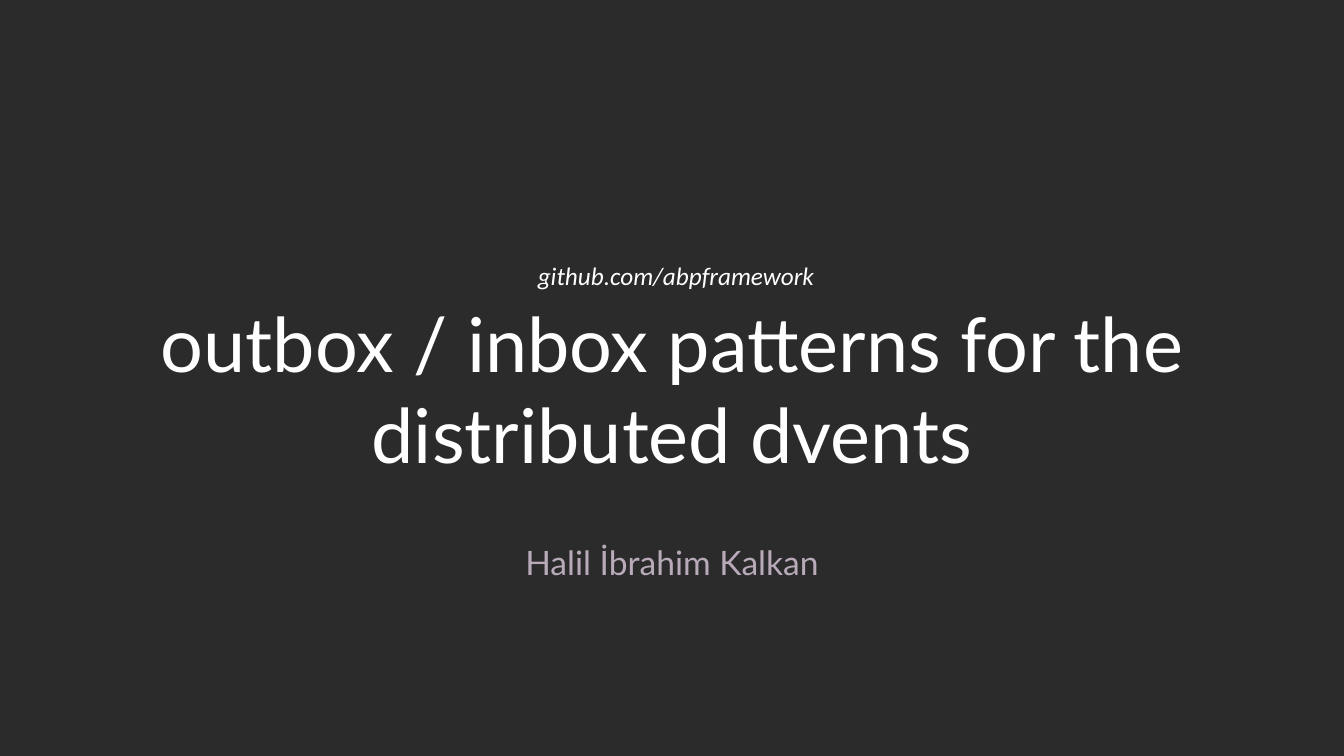
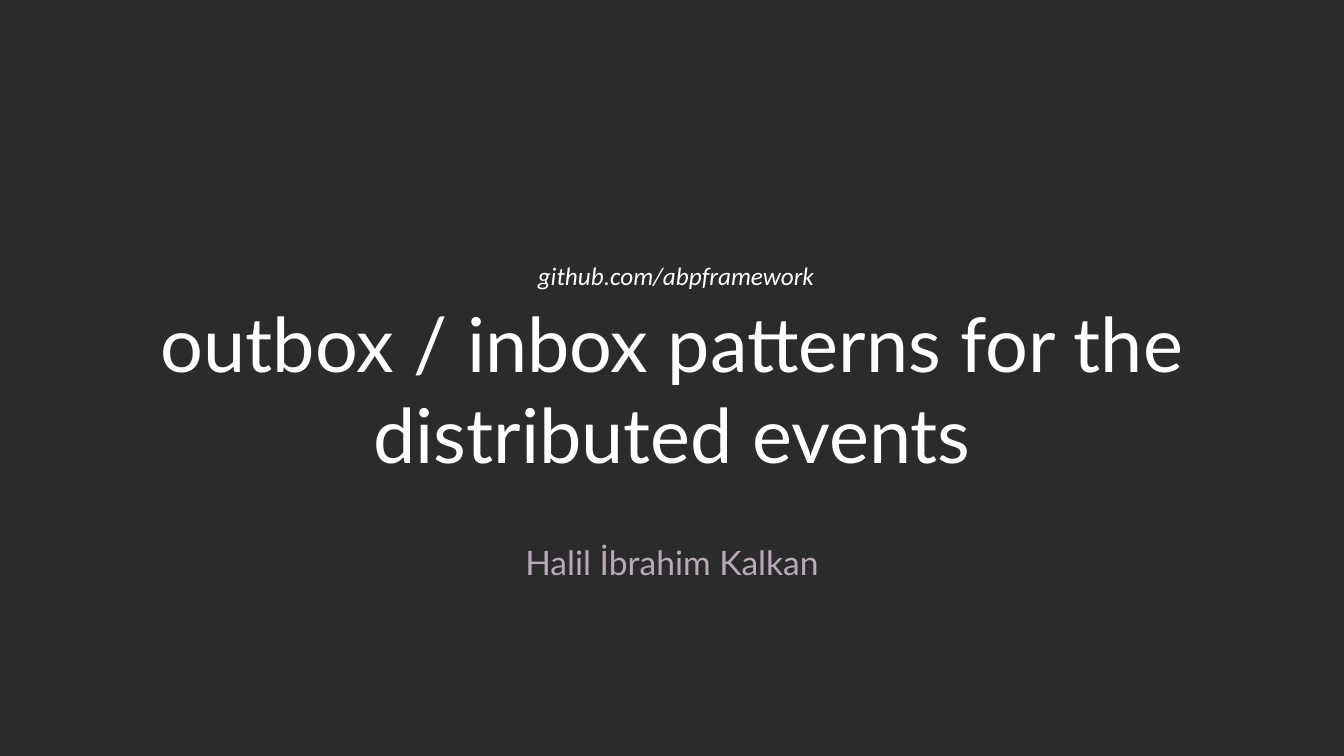
Before and after one commit to hikalkan/presentations, a slide deck: slide 1 of 2021-12-16 ABP Community Talks/Abp-Framework-Inbox-Outbox.pptx. Drawn at 1344x756 pixels with LibreOffice and Linux fonts; fonts in the diff are those of the drawing; background and template pictures are left out; a plain dark background stands for a picture behind light text. Boxes give left, top, right and bottom in pixels: in the first picture for what was removed or moved away, otherwise in the second. Text is boxed around its words. In the diff, an @@ line names an element or a change of style, - is before the commit and + after.

```diff
--- a/2021-12-16 ABP Community Talks/Abp-Framework-Inbox-Outbox.pptx
+++ b/2021-12-16 ABP Community Talks/Abp-Framework-Inbox-Outbox.pptx
@@ title at [161, 316, 1183, 464]: text changed @@
-outbox / inbox patterns for the distributed dvents
+outbox / inbox patterns for the distributed events
```
